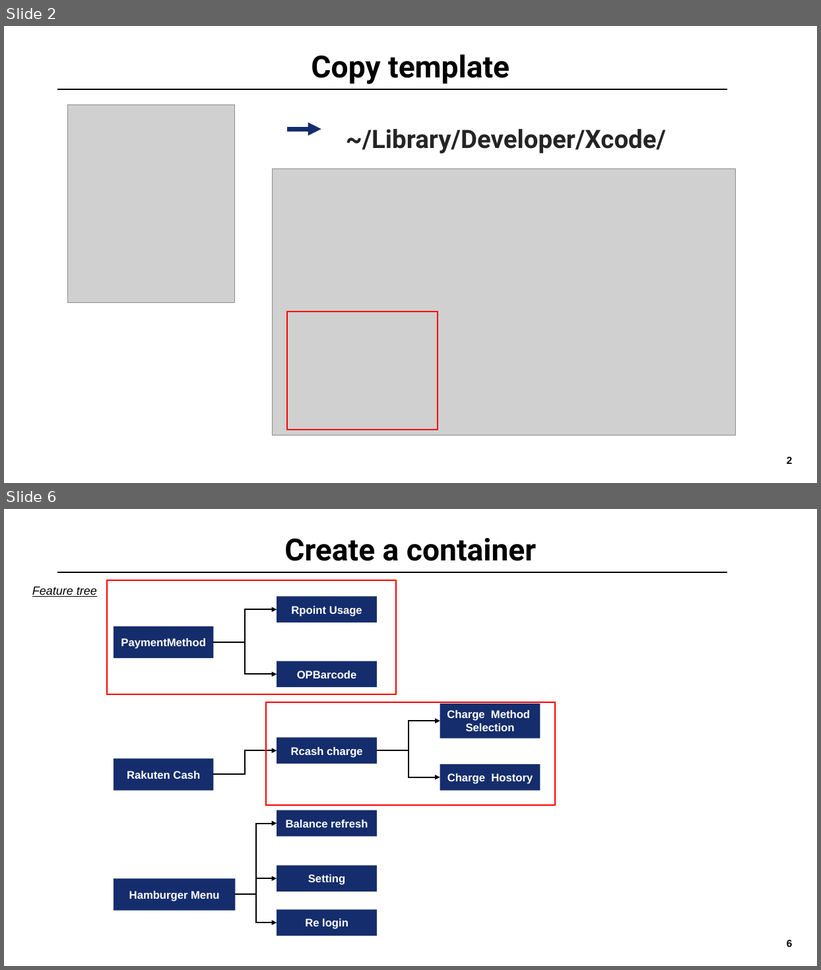
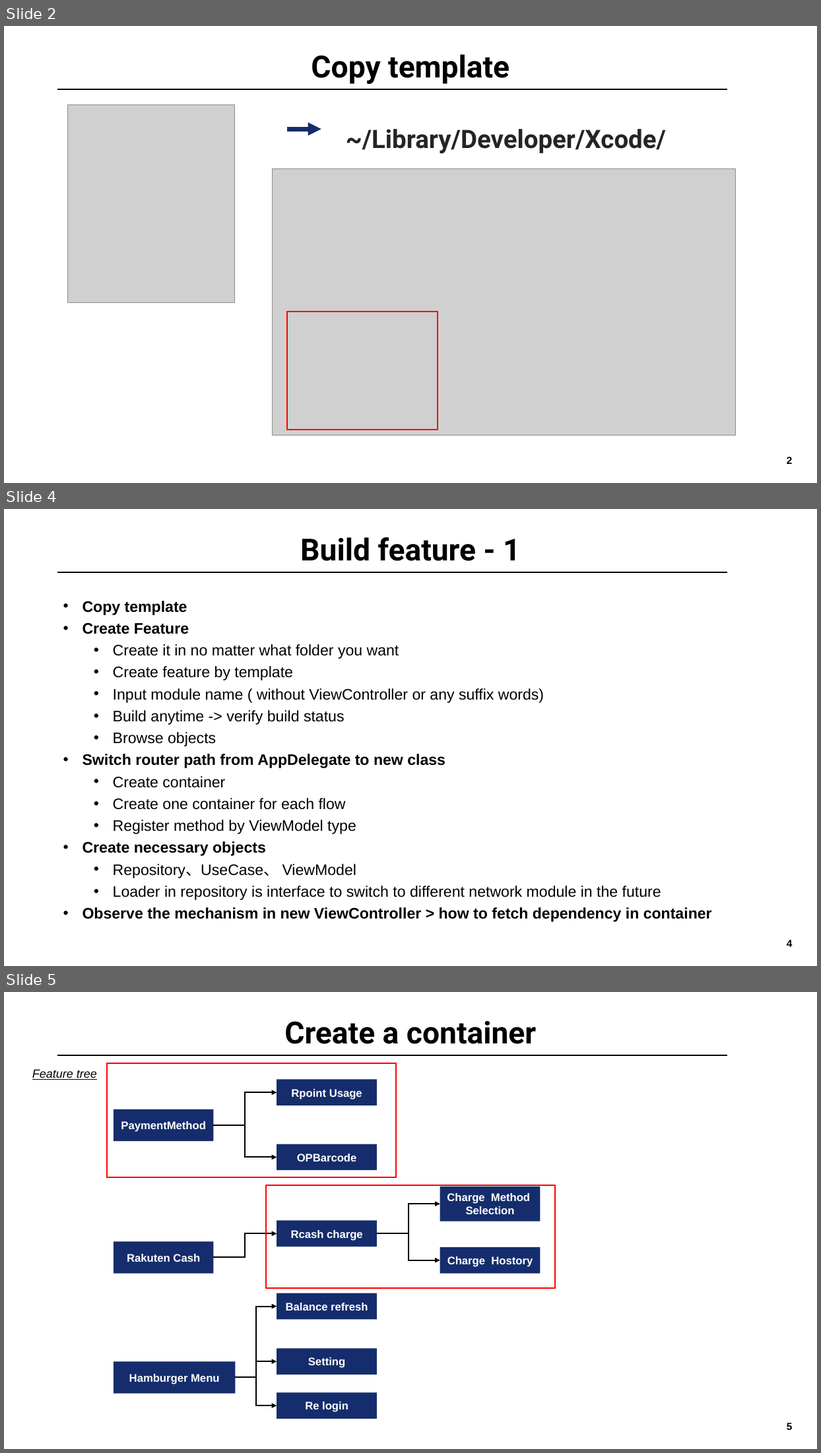
Before and after one commit to ck2shine/MVVMC-Sample, a slide deck: MVVM-Clean-Migration/Guidence.pptx. Shown one above the other, each under a label of ours: slides 2 and 6 before the commit, slides 2, 4 and 5 after it; the slides between them are not shown. The pictures are 821x970 and 821x1453 pixels, drawn with LibreOffice and Linux fonts; fonts in the diff are those of the drawing; grey boxes stand for pictures; background and template pictures are left out. Boxes give left, top, right and bottom in pixels: in the first picture for what was removed or moved away, otherwise in the second. Text is boxed around its words. In the diff, an @@ line names an element or a change of style, - is before the commit and + after.

```diff
--- a/MVVM-Clean-Migration/Guidence.pptx
+++ b/MVVM-Clean-Migration/Guidence.pptx
@@ slide 4 added at <box>4,509,817,966</box>, background #FFFFFF; not listed: 1 template element that a slide beside it also shows @@
@@ title added at <box>300,537,520,561</box>, 36 pt, text #000000, bold @@
+Build feature - 1
@@ line added from (57, 572) to (727, 572), #000000 1 pt @@
@@ text added at <box>83,601,712,922</box>, 18 pt, text #000000 @@
+• Copy template
+• Create Feature
+  • Create it in no matter what folder you want
+  • Create feature by template
+  • Input module name ( without ViewController or any suffix words)
+  • Build anytime -> verify build status
+  • Browse objects
+• Switch router path from AppDelegate to new class
+  • Create container
+  • Create one container for each flow
+  • Register method by ViewModel type
+• Create necessary objects
+  • Repository、UseCase、 ViewModel
+  • Loader in repository is interface to switch to different network module in the future
+• Observe the mechanism in new ViewController > how to fetch dependency in container
@@ what was slide 6 is now slide 5 @@
```
Also in this commit, not shown: 8 other slides added.
